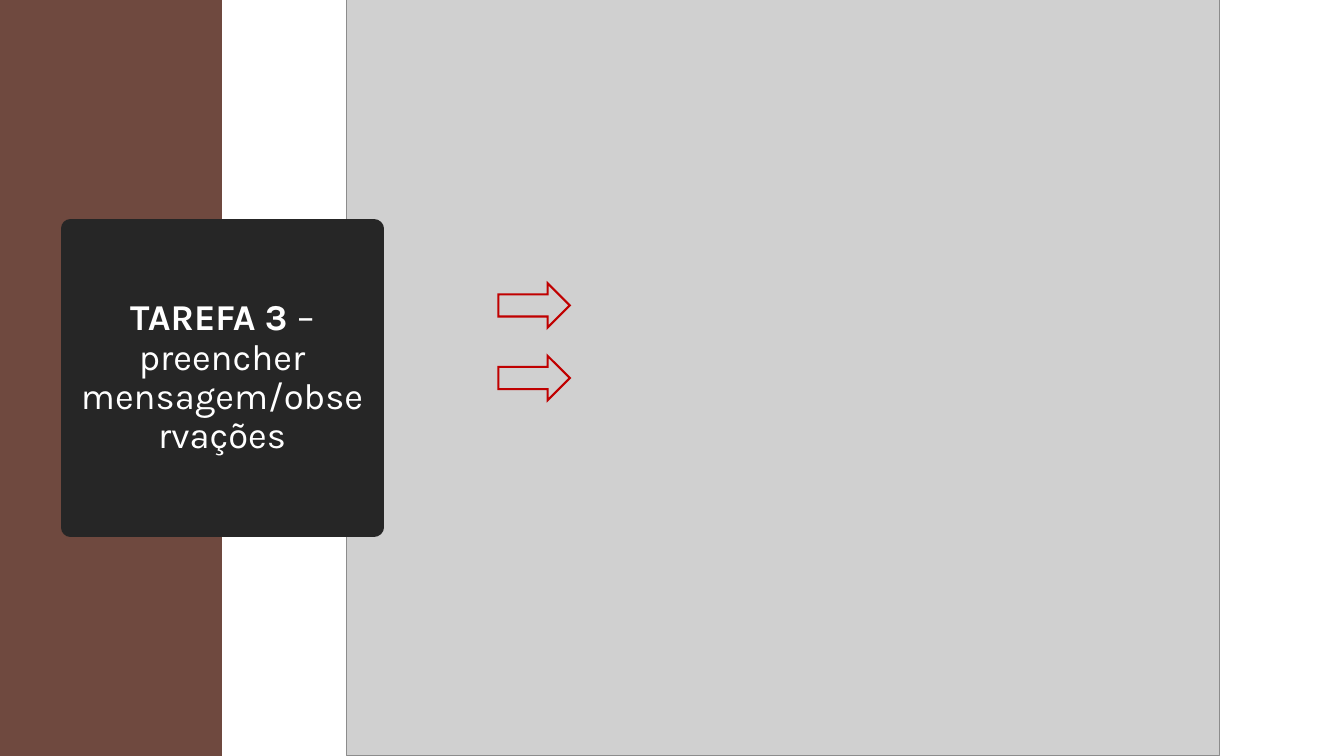
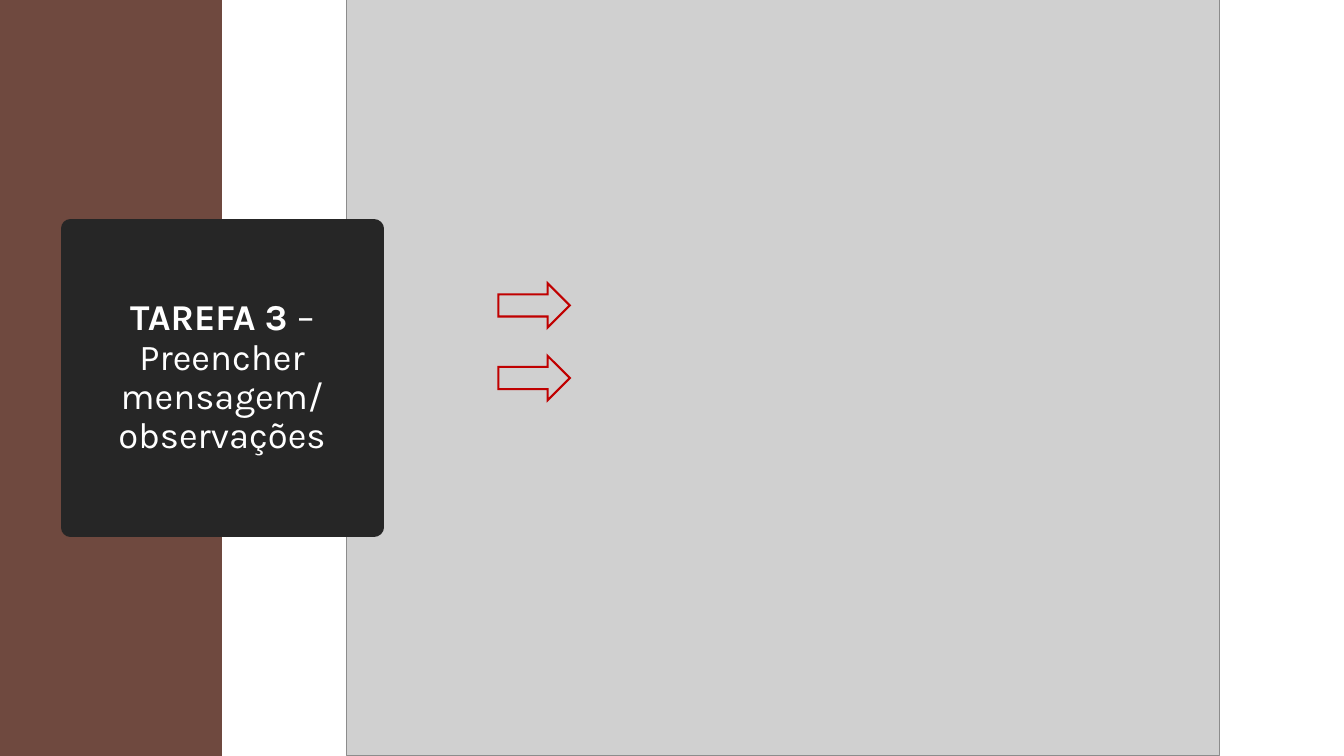
Before and after one commit to ICEI-PUC-Minas-PMV-SI/pmv-si-2026-1-pe3-t3-squad-05, a slide deck: slide 17 of docs/testes/Fluxo.pptx. Drawn at 1344x756 pixels with LibreOffice and Linux fonts; fonts in the diff are those of the drawing; grey boxes stand for pictures. Boxes give left, top, right and bottom in pixels: in the first picture for what was removed or moved away, otherwise in the second. Text is boxed around its words. In the diff, an @@ line names an element or a change of style, - is before the commit and + after.

```diff
--- a/docs/testes/Fluxo.pptx
+++ b/docs/testes/Fluxo.pptx
@@ title at (118, 306, 325, 456): text changed @@
-TAREFA 3 – preencher mensagem/observações
+TAREFA 3 – Preencher mensagem/ observações
```
Also in this commit, not shown: 12 other slides changed, 1 slide removed.
